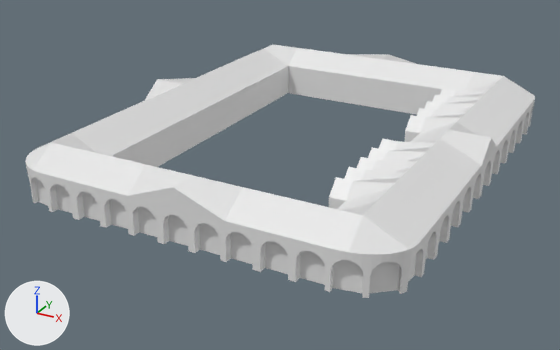
Before and after pictures for a commit that changed the glTF model public/raw/five/five.gltf.
Before and after are seen from a camera (50 mm lens) standing at (3.361, -6.68, 2.857) and looking at (-0.144, -0.309, -0.328). Every picture has the same lights, and +X, +Y and +Z are marked at lower left. Where no turn or scale is listed for an object, it has been applied to the vertices. Vertices at the same position are counted once.
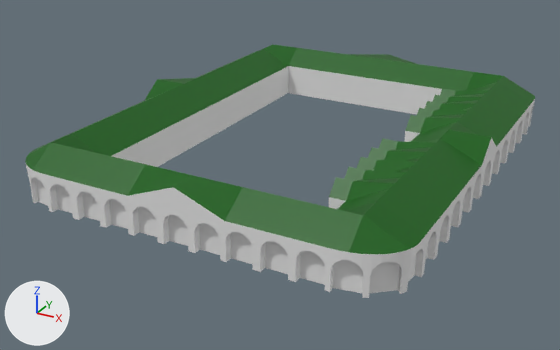
The edits, one by one:
Material 'Материал' (mat_материал) is new.
Its base color is (0.00091, 0.114, 0.0) (dark green #035f00).
me_cube_036 is used by ob_cube_032; location (0.0, 0.0, 0.0).
me_cube_036 had 4966 vertices, 9920 faces and spanned x -1.87..1.87, y -2.28..2.24, z -0.18..0.36.
me_cube_036 now has 4964 vertices, 9918 faces and spans x -1.87..1.87, y -2.28..2.24, z -0.18..0.36.
me_cube_036 part 1: 293 faces spanning x -1.87..1.87, y -2.28..2.24, z 0.18..0.36 switch from mat_материал_001 (white #e7e7e7) to mat_материал (dark green #035f00).

Pixel boxes (x1, y1, x2, y2) of what changed, in the pictures (560 x 350 px):
part 1 of me_cube_036, recoloured (white to green)
    both: (25, 44, 535, 254)
